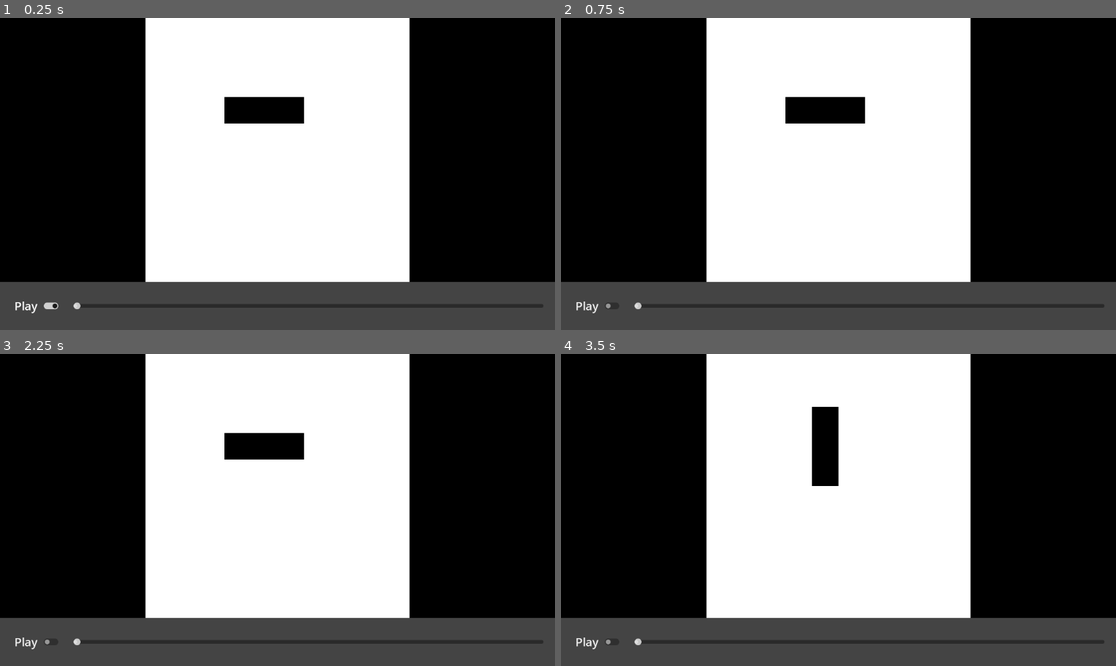
Above: before the commit, frames 1-4 (two rows, left to right).
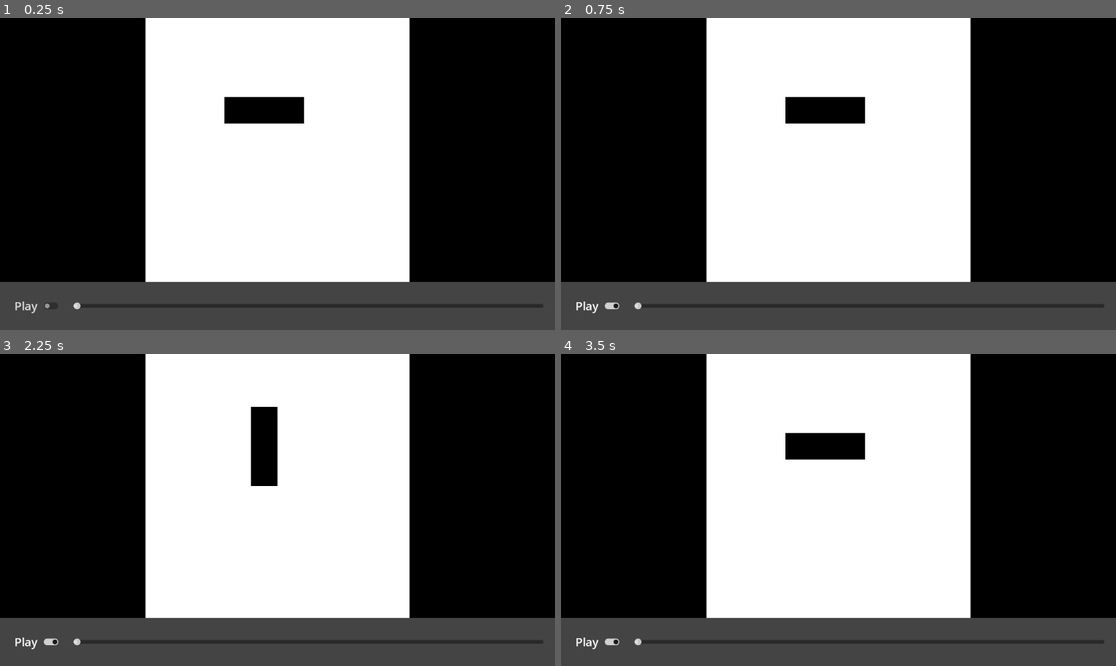
Above: after the commit, the same moments.

Repository: Dobefu/godot-game-of-life
Game: Godot game, scene res://main.tscn
Two runs of this game, one before a commit and one after it. Both use one fixed random seed, a clock stepped at 60 frames per second and the inputs below.
Inputs:
- Up to frame 1 (0.25 s): no input
- Up to frame 2 (0.75 s): click "Play" at 0.5 s
- Up to frame 3 (2.25 s): click "Play" at 1.25 s; click "Play" at 2 s
- Up to frame 4 (3.5 s): tap Enter at 2.75 s

The runs differ from the first frame. In frame 1, less than 0.1% of the frame differs, in the area x 2-11%, y 90-95%; in frame 2, less than 0.1%; in frame 3, 1.7%, in the area x 7-55%, y 16-94%; in frame 4, 1.7%.

Commit message:
Connect the pause button

Diff:
--- a/game-base.gd
+++ b/game-base.gd
@@ -22,8 +22,14 @@
 	board[34] = true
 	board[35] = true
 
-	# TODO Replace once a pause button has been implemented.
-	state = State.PLAYING
+	state = State.PAUSED
+
+func _on_check_button_toggled(is_checked: bool) -> void:
+	if (is_checked):
+		state = State.PLAYING
+		return
+
+	state = State.PAUSED
 
 func _on_speed_slider_value_changed(value):
 	max_delay = 1 - value
--- a/main.tscn
+++ b/main.tscn
@@ -10,6 +10,7 @@
 anchor_bottom = 1.0
 grow_horizontal = 2
 grow_vertical = 2
+theme = ExtResource("2_5fwfn")
 
 [node name="Background" type="ColorRect" parent="."]
 layout_mode = 1
@@ -39,7 +40,6 @@
 offset_top = -100.0
 grow_horizontal = 2
 grow_vertical = 0
-theme = ExtResource("2_5fwfn")
 
 [node name="MarginContainer" type="MarginContainer" parent="PanelContainer"]
 layout_mode = 2
@@ -52,7 +52,6 @@
 size_flags_horizontal = 4
 size_flags_vertical = 4
 focus_mode = 0
-button_pressed = true
 action_mode = 0
 text = "Play"
 
@@ -66,4 +65,5 @@
 scrollable = false
 tick_count = 2
 
+[connection signal="toggled" from="PanelContainer/MarginContainer/HBoxContainer/CheckButton" to="Game" method="_on_check_button_toggled"]
 [connection signal="value_changed" from="PanelContainer/MarginContainer/HBoxContainer/SpeedSlider" to="Game" method="_on_speed_slider_value_changed"]
